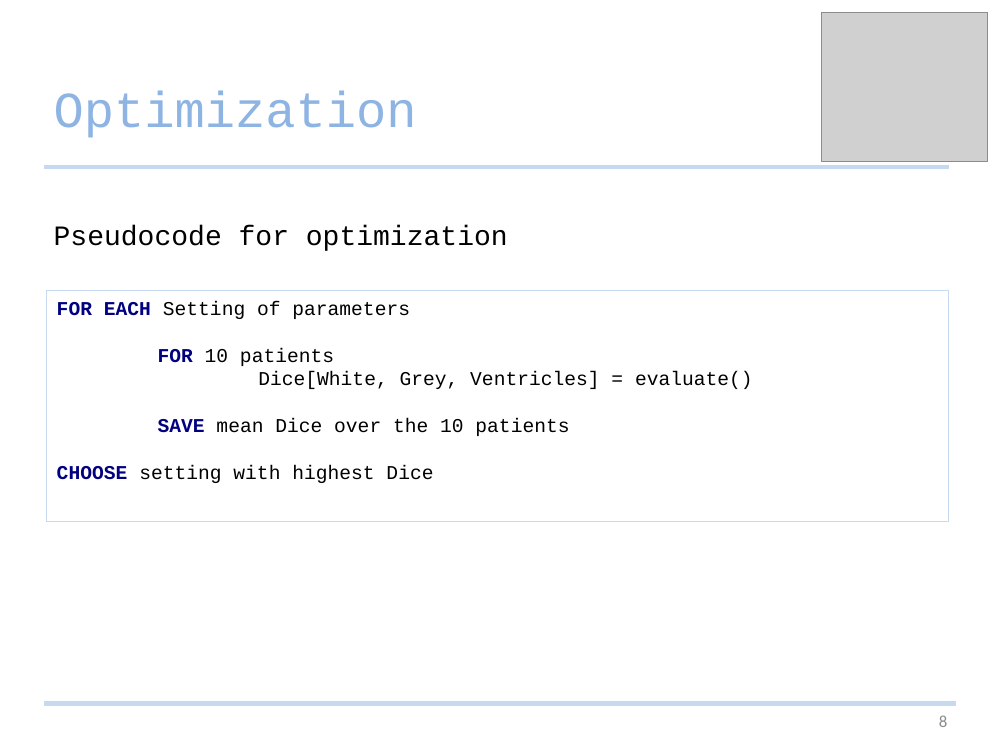
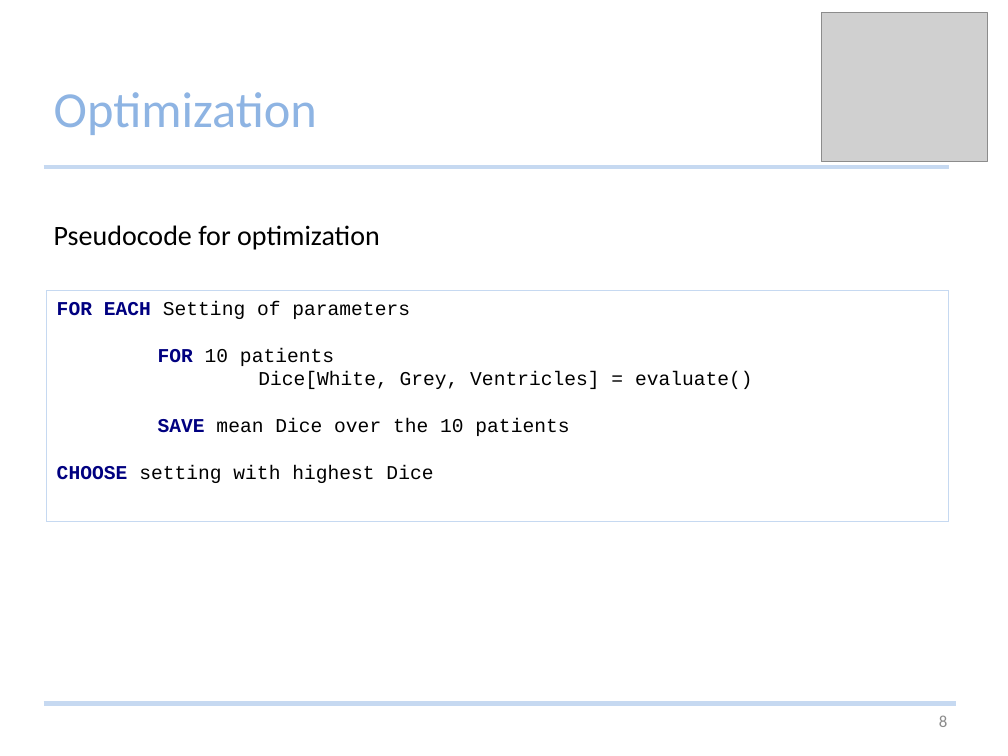
Before and after one commit to Studijacob/MIALab, a slide deck: slide 8 of wd/Documentation/MIALab presentation.pptx. Drawn at 1008x756 pixels with LibreOffice and Linux fonts; fonts in the diff are those of the drawing; grey boxes stand for pictures. Boxes give left, top, right and bottom in pixels: in the first picture for what was removed or moved away, otherwise in the second. Text is boxed around its words. In the diff, an @@ line names an element or a change of style, - is before the commit and + after.

Commit message:
change the font

```diff
--- a/wd/Documentation/MIALab presentation.pptx
+++ b/wd/Documentation/MIALab presentation.pptx
@@ title "Optimization" at (54,92,317,135): font Courier New to Calibri @@
@@ rectangle "Pseudocode for optimization" at (43,213,773,257): font Courier New to Calibri @@
```
Also in this commit, not shown: 4 other slides changed.
